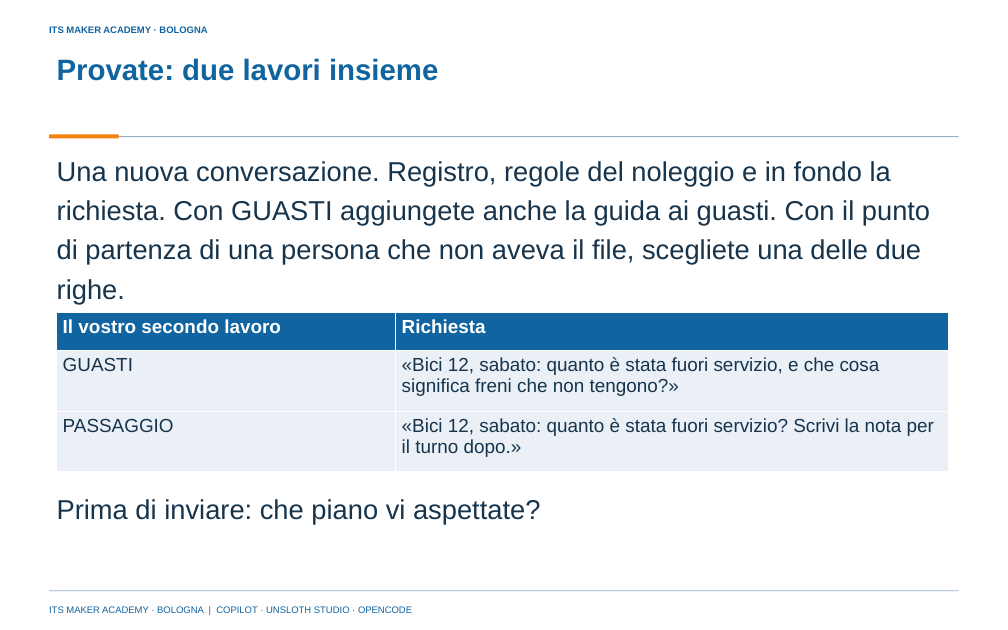
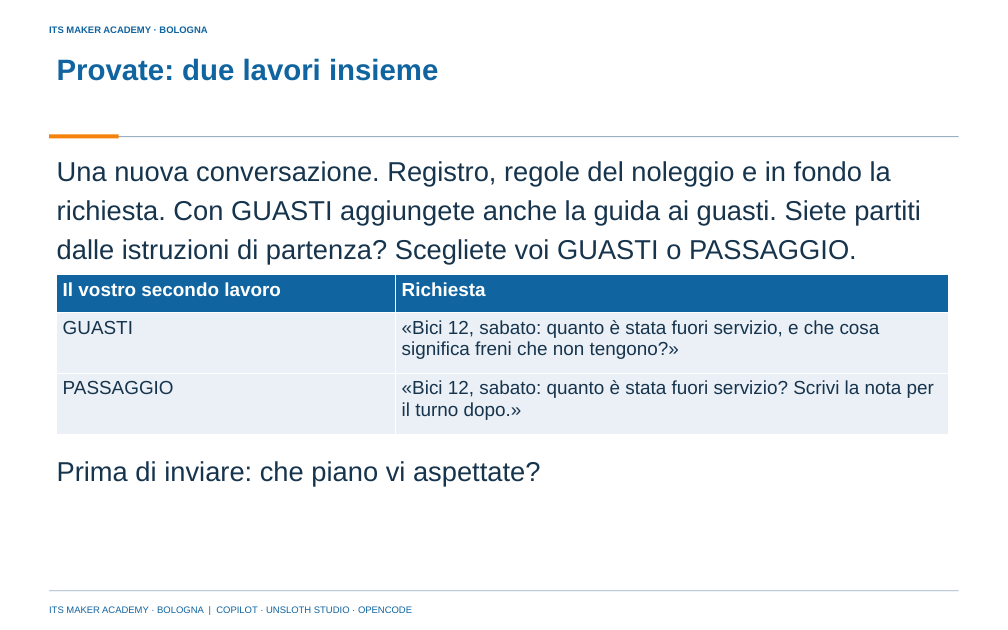
Before and after one commit to franzo9393/ITSCorso_UnslothStudio-Git, a slide deck: slide 8 of lezione 5 - coordinatore, Unsloth Studio e opencode/Lezione5_Coordinatore_Unsloth_Studio_e_opencode_ITS_MAKER.pptx. Drawn at 1008x630 pixels with LibreOffice and Linux fonts; fonts in the diff are those of the drawing; background and template pictures are left out. Boxes give left, top, right and bottom in pixels: in the first picture for what was removed or moved away, otherwise in the second. Text is boxed around its words. In the diff, an @@ line names an element or a change of style, - is before the commit and + after.

Commit message:
Lezione 5: correzioni dopo tre revisioni didattiche (37 slide, permessi opencode anche in Plan, consegna senza risposte anticipate, guida con ripristino VM e chiavette)

```diff
--- a/lezione 5 - coordinatore, Unsloth Studio e opencode/Lezione5_Coordinatore_Unsloth_Studio_e_opencode_ITS_MAKER.pptx
+++ b/lezione 5 - coordinatore, Unsloth Studio e opencode/Lezione5_Coordinatore_Unsloth_Studio_e_opencode_ITS_MAKER.pptx
@@ text at <box>57,161,921,264</box>: text changed @@
-Una nuova conversazione. Registro, regole del noleggio e in fondo la richiesta. Con GUASTI aggiungete anche la guida ai guasti. Con il punto di partenza di una persona che non aveva il file, scegliete una delle due righe.
+Una nuova conversazione. Registro, regole del noleggio e in fondo la richiesta. Con GUASTI aggiungete anche la guida ai guasti. Siete partiti dalle istruzioni di partenza? Scegliete voi GUASTI o PASSAGGIO.
@@ table: place and size @@
-table at <box>57,312,949,472</box>
+table at <box>57,274,949,434</box>
@@ text "Prima di inviare: che piano ...": place and size @@
-text "Prima di inviare: che piano ..." at <box>57,499,540,524</box>
+text "Prima di inviare: che piano ..." at <box>57,461,540,486</box>
```
Also in this commit, not shown: 20 other slides changed, 2 slides added, 1 slide removed, 12 other files.
